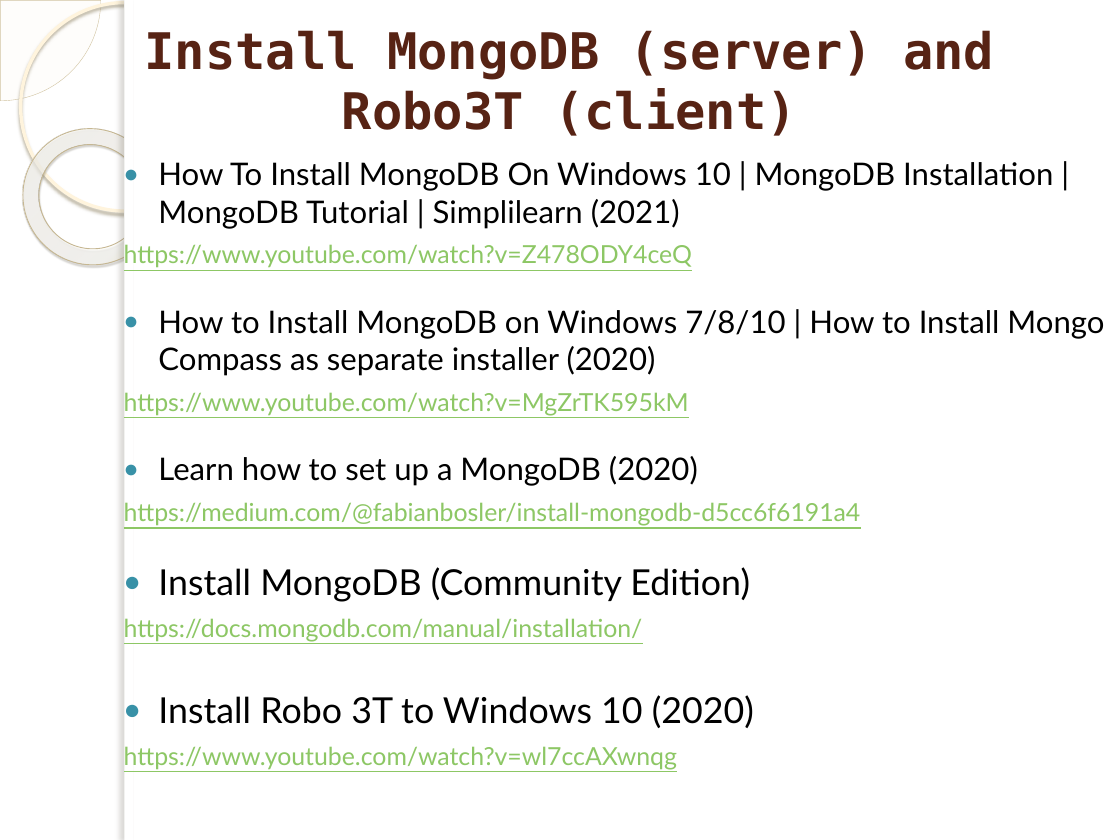
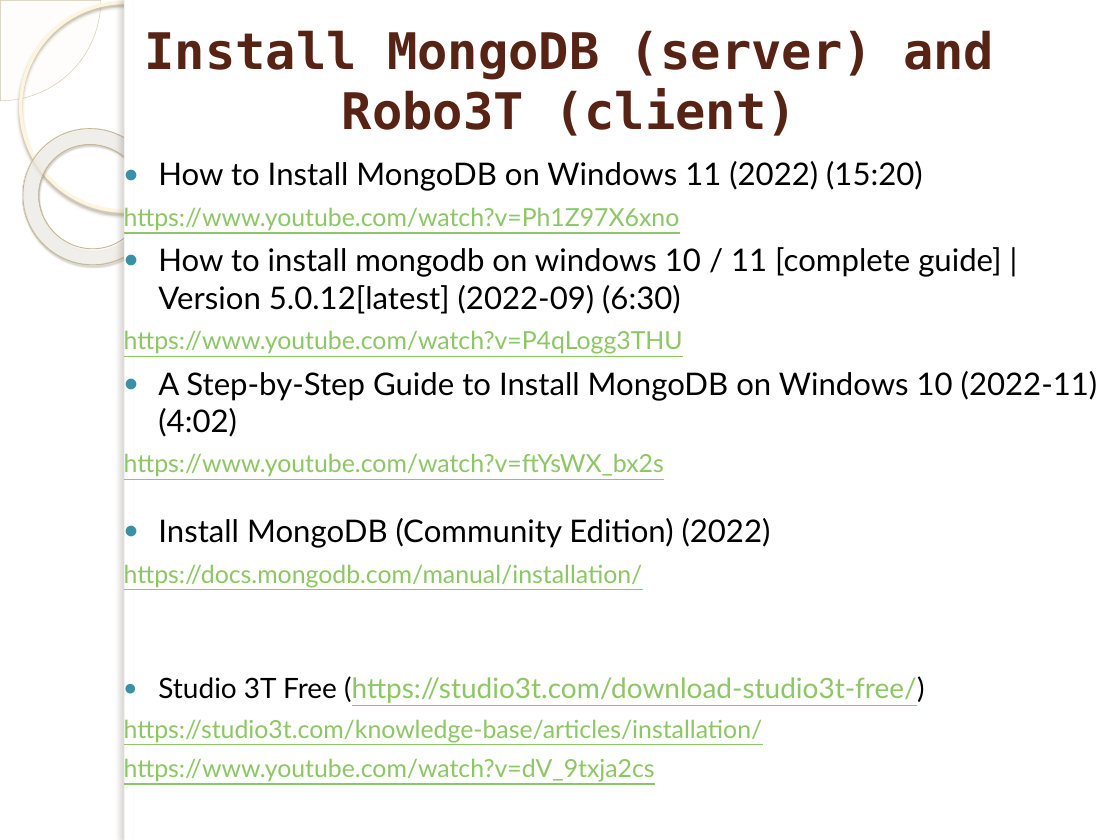
Before and after one commit to marinfotache/Polyglot-Persistence-and-Big-Data, a slide deck: slide 4 of 01 Document Databases. MongoDB/01 Document_DB__MongoDB.pptx. Drawn at 1120x840 pixels with LibreOffice and Linux fonts; fonts in the diff are those of the drawing; background and template pictures are left out. Boxes give left, top, right and bottom in pixels: in the first picture for what was removed or moved away, otherwise in the second. Text is boxed around its words. In the diff, an @@ line names an element or a change of style, - is before the commit and + after.

```diff
--- a/01 Document Databases. MongoDB/01 Document_DB__MongoDB.pptx
+++ b/01 Document Databases. MongoDB/01 Document_DB__MongoDB.pptx
@@ text at (124,161,1098,548): text changed @@
-● How To Install MongoDB On Windows 10 | MongoDB Installation | MongoDB Tutorial | Simplilearn (2021)
-https://www.youtube.com/watch?v=Z478ODY4ceQ
-● How to Install MongoDB on Windows 7/8/10 | How to Install Mongo Compass as separate installer (2020)
-https://www.youtube.com/watch?v=MgZrTK595kM
-● Learn how to set up a MongoDB (2020)
-https://medium.com/@fabianbosler/install-mongodb-d5cc6f6191a4
-● Install MongoDB (Community Edition)
+● How to Install MongoDB on Windows 11 (2022) (15:20)
+https://www.youtube.com/watch?v=Ph1Z97X6xno
+● How to install mongodb on windows 10 / 11 [complete guide] | Version 5.0.12[latest] (2022-09) (6:30)
+https://www.youtube.com/watch?v=P4qLogg3THU
+● A Step-by-Step Guide to Install MongoDB on Windows 10 (2022-11) (4:02)
+https://www.youtube.com/watch?v=ftYsWX_bx2s
+● Install MongoDB (Community Edition) (2022)
@@ text at (124,676,925,782): text changed @@
-● Install Robo 3T to Windows 10 (2020)
-  https://www.youtube.com/watch?v=wl7ccAXwnqg
+● Studio 3T Free (https://studio3t.com/download-studio3t-free/)
+https://studio3t.com/knowledge-base/articles/installation/
+https://www.youtube.com/watch?v=dV_9txja2cs
```
Also in this commit, not shown: 2 other slides changed, 1 other file.
